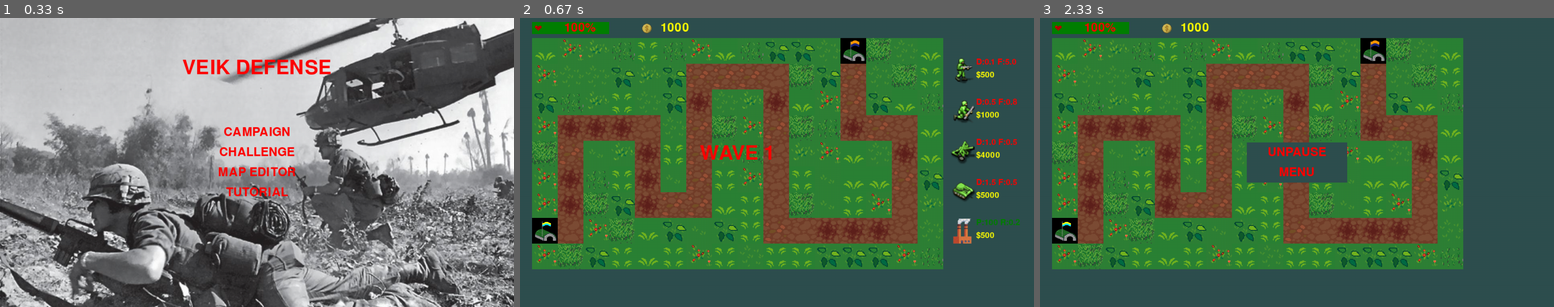
Above: before the commit, frames 1-3 (left to right).
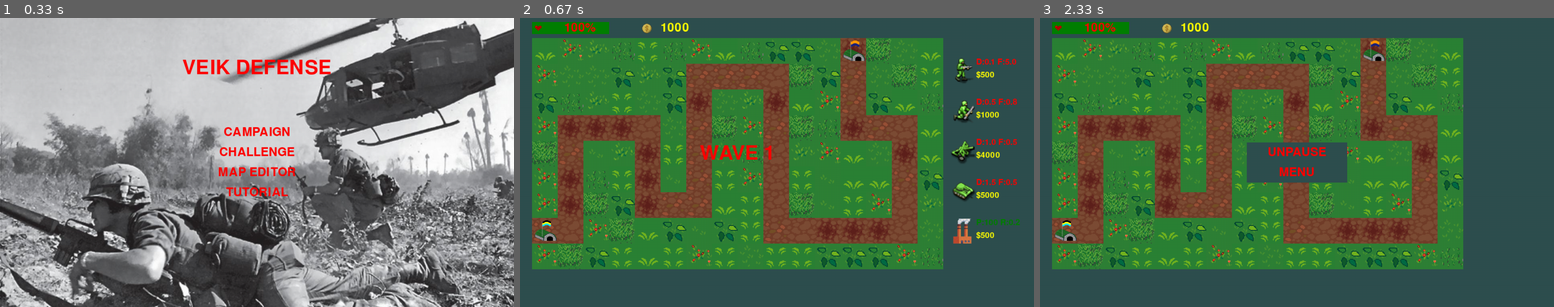
Above: after the commit, the same moments.

Repository: Eric-Guerra-Ribeiro/veik-defense
Game: pygame game, started from main.py
Same seed, same stepped clock (60 frames per second), same inputs: the game is played once before the commit and once after it.
Inputs (mouse positions are in pixels of both pictures, inside the frame that each line leads up to):
- Up to frame 1 (0.33 s): no input
- Up to frame 2 (0.67 s): click (777, 162) at 0.38 s
- Up to frame 3 (2.33 s): click (1173, 165) at 0.72 s; tap Space at 2 s

Frame 1 is identical in both runs. In frame 2, 0.6% of the frame differs, in the area x 2-68%, y 6-79%; in frame 3, 0.6%.

Commit message:
Updated camp terrain

Diff:
--- a/art.py
+++ b/art.py
@@ -48,7 +48,8 @@
                 elif bf_map.get_terrain((i, j)) == enums.Terrain.ROAD:
                     map_img.blit(random.choice(roadsprites), (j*pgc.GRID_SIZE, i*pgc.GRID_SIZE))
                 else:
-                  map_img.blit(base_sprite[bf_map.get_terrain((i, j))], (j*pgc.GRID_SIZE, i*pgc.GRID_SIZE))
+                    map_img.blit(random.choice(roadsprites), (j*pgc.GRID_SIZE, i*pgc.GRID_SIZE))
+                    map_img.blit(base_sprite[bf_map.get_terrain((i, j))], (j*pgc.GRID_SIZE, i*pgc.GRID_SIZE))
         return map_img
 
     def make_unit_imgs(self):
